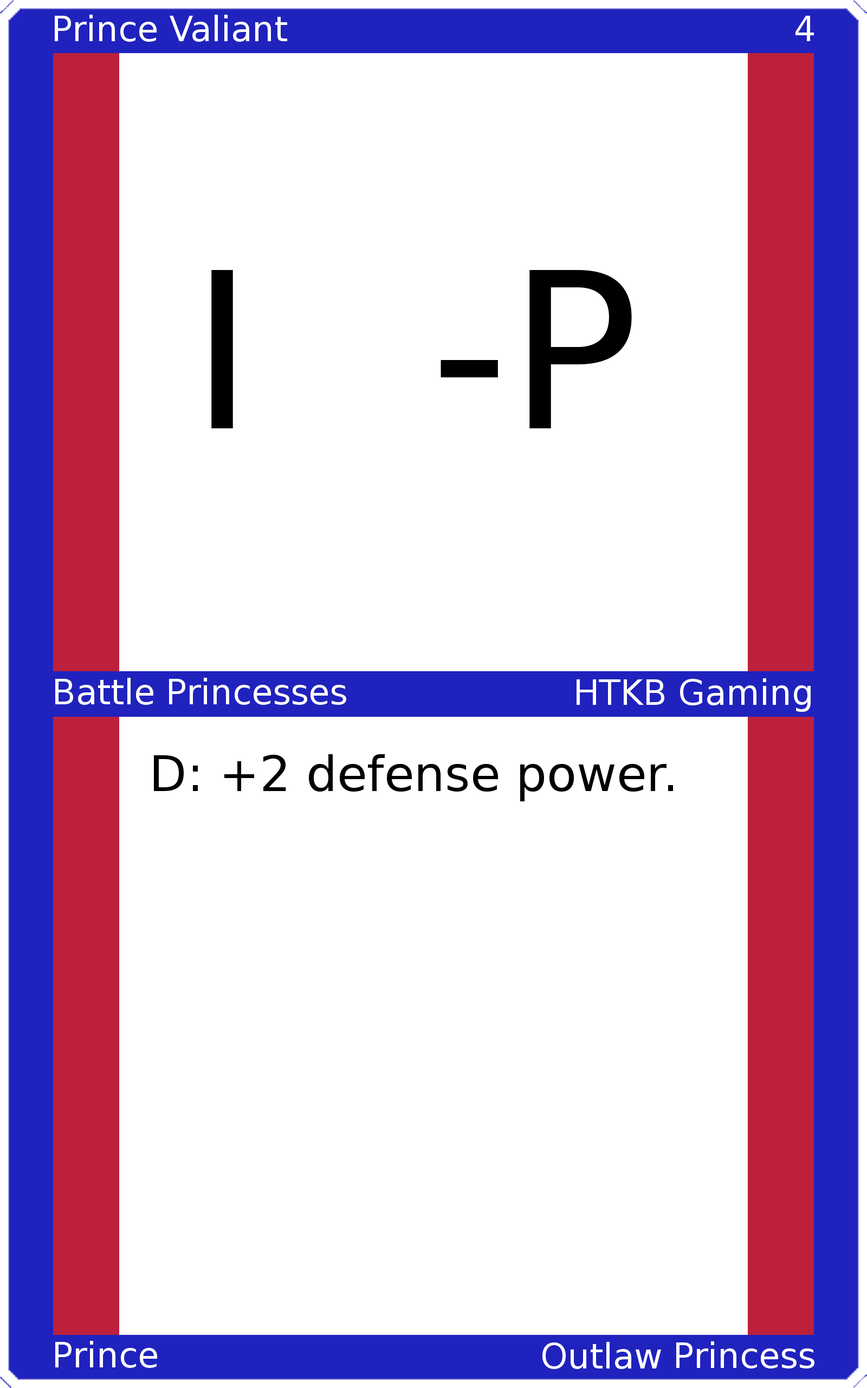
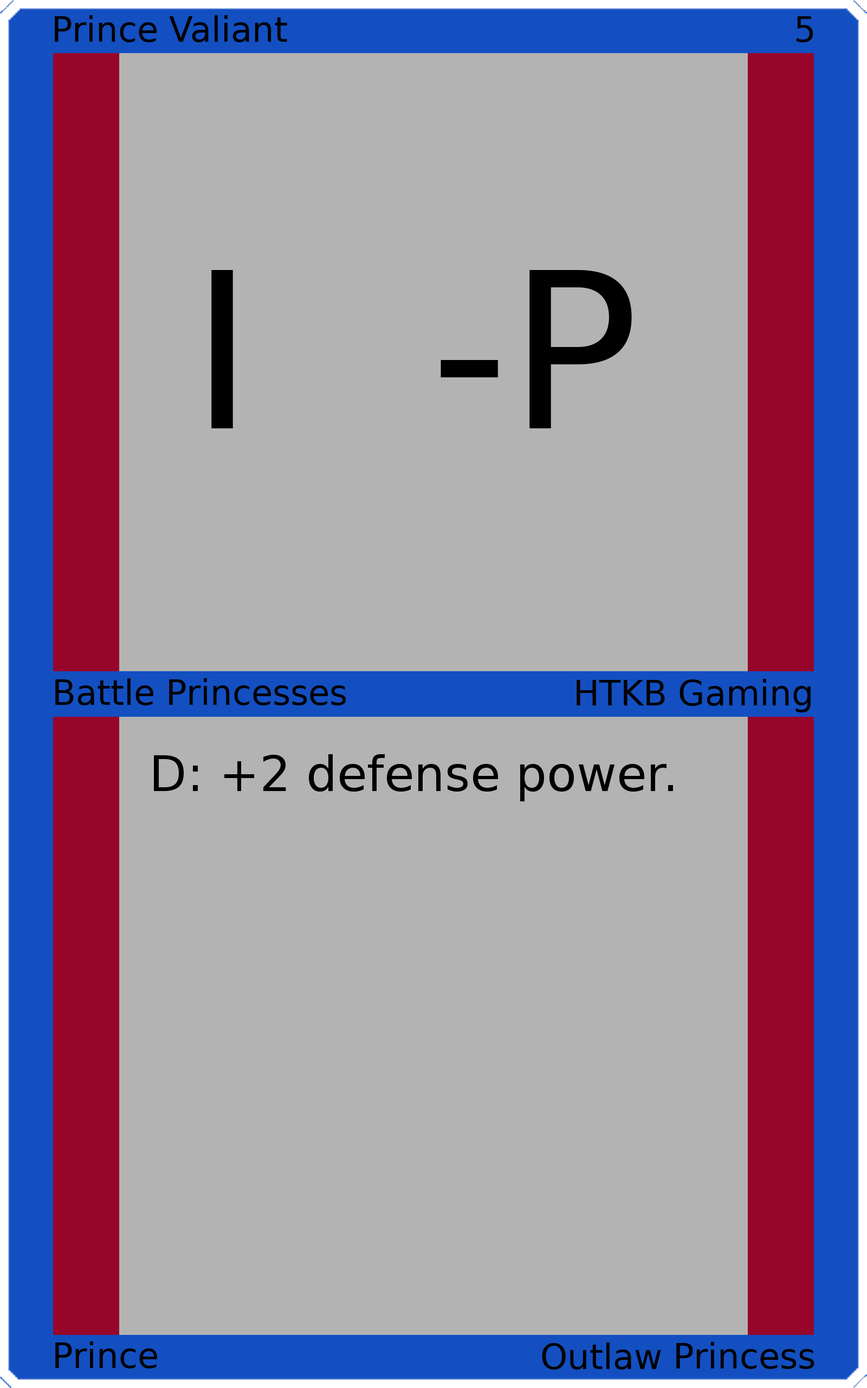
Before/after of a 867x1388 layered artwork. What changed in the layer stack:
painted on "Upper Left" over [54,14,288,43]
painted on "Upper Right" over [795,15,815,43]
painted on "Mid Left" over [55,677,347,706]
painted on "Mid Right" over [576,678,811,713]
painted on "Bottom Left" over [55,1340,158,1369]
painted on "Bottom Right" over [542,1340,815,1370]
painted on "Border" over [0,0,867,1388]
painted on "Top Background" over [119,52,748,673]
painted on "Bottom Background" over [119,715,748,1336]
painted on "Background" over [35,35,832,1352]
